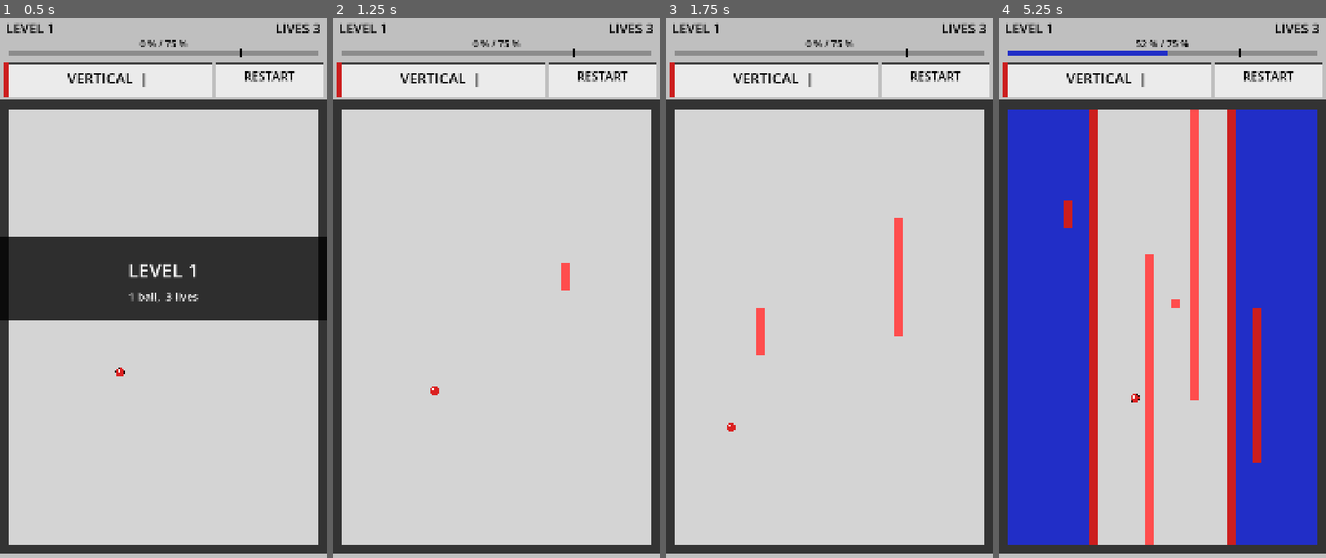
Above: before the commit, frames 1-4 (left to right).
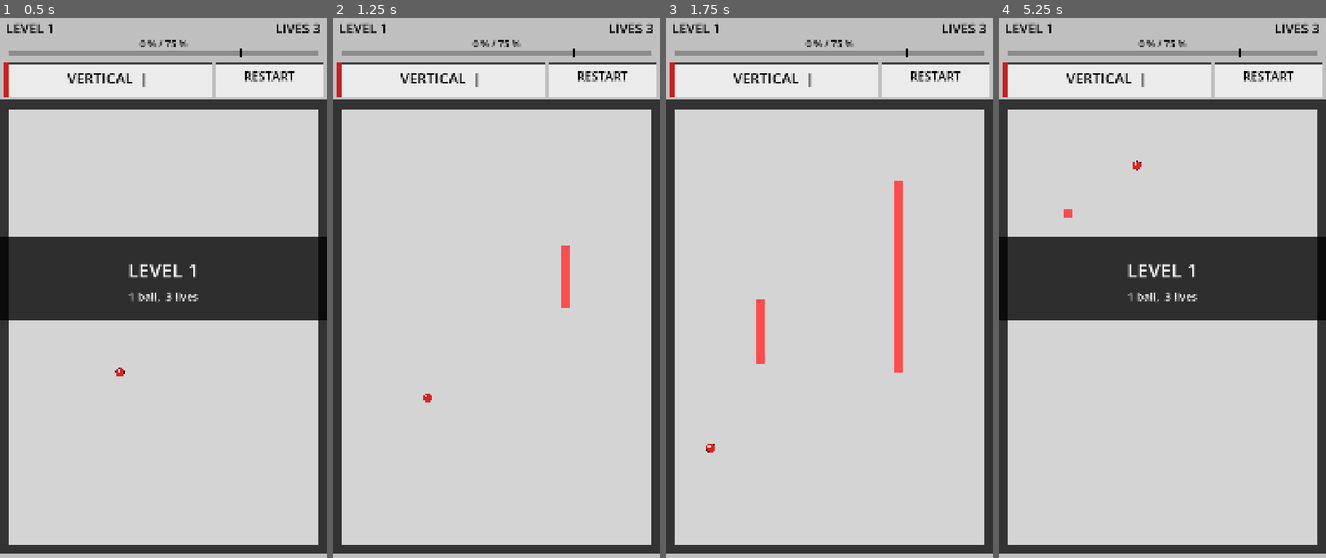
Above: after the commit, the same moments.

Repository: Matswm86/jezzball
Game: Godot game, scene res://scenes/Game.tscn
Two runs of this game, one before a commit and one after it. Both use one fixed random seed, a clock stepped at 60 frames per second and the inputs below.
Inputs (mouse positions are in pixels of both pictures, inside the frame that each line leads up to):
- Up to frame 1 (0.5 s): no input
- Up to frame 2 (1.25 s): tap Enter at 0.5 s; move the mouse to (568, 271) at 0.52 s; click (568, 271) at 0.67 s
- Up to frame 3 (1.75 s): move the mouse to (764, 331) at 1.27 s; click (764, 331) at 1.42 s
- Up to frame 4 (5.25 s): move the mouse to (1195, 174) at 2.02 s; click (1195, 174) at 2.17 s; move the mouse to (1146, 417) at 2.77 s; click (1146, 417) at 2.92 s; move the mouse to (1260, 390) at 3.52 s; click (1260, 390) at 3.67 s; move the mouse to (1064, 217) at 4.27 s; click (1064, 217) at 4.42 s; move the mouse to (1178, 304) at 5.02 s; click (1178, 304) at 5.17 s

Frame 1 is identical in both runs. In frame 2, 0.2% of the frame differs, in the area x 27-73%, y 42-72%; in frame 3, 0.5%; in frame 4, 54%, in the area x 0-100%, y 4-98%.

Commit message:
v0.8: gameplay fixes + minimal gesture detection on top of working v0.2
Three real bugs reported on v0.7.1 (which user finally saw running):

1. "Ball can hit wall without damage" — _solid_at treated CellState.BUILDING
   as solid, so balls bounced off building walls instead of damaging them.
   Removed BUILDING from the solid check; building cells now let balls pass
   into them so _check_wall_hits fires.

2. "Slow, not flowing well" — bumped BALL_SPEED 320 → 440 px/s and
   WALL_SPEED 8 → 14 cells/s.

3. "Wall only vertical" — added gesture-based direction detection alongside
   the existing toggle button. On a field tap-press, position + cell are
   recorded but no wall starts yet. On release, |dx|/|dy| beyond 30 px sets
   orient_vertical = (dy >= dx), then the wall commits at the originally-
   pressed cell. Quick taps with no swipe keep the previous orientation, so
   tap-tap-tap stays in the same direction.

Class-load-safe additions only: 2 plain float vars, 2 plain int vars, a
minimal restructure of _input that mirrors v0.2's flow. NO Vector2i class
member, NO Input.is_mouse_button_pressed, NO InputEventScreenDrag, NO
class-const param defaults, NO sign() — all of which broke earlier attempts.

The toggle button stays as a backup so the user always has a way to flip
direction even if a swipe is misread.

Co-Authored-By: Claude Opus 4.7 (1M context) <noreply@anthropic.com>

Diff:
--- a/scripts/Game.gd
+++ b/scripts/Game.gd
@@ -32,8 +32,8 @@
 const COL_BAR_BG := Color(0.55, 0.55, 0.55)
 
 const BALL_RADIUS := 14.0
-const BALL_SPEED := 320.0
-const WALL_SPEED := 8.0
+const BALL_SPEED := 440.0
+const WALL_SPEED := 14.0
 const TARGET := 0.75
 const MAX_LEVEL := 50
 
@@ -66,6 +66,12 @@
 # Control button rects, computed once in _ready.
 var rect_toggle: Rect2
 var rect_restart: Rect2
+
+# Gesture state: where finger went down + which cell it landed on.
+var press_x := 0.0
+var press_y := 0.0
+var press_cell_x := -1
+var press_cell_y := -1
 
 func _ready() -> void:
 	randomize()
@@ -306,10 +312,12 @@
 		b["vel"] = vel
 
 func _solid_at(cx: int, cy: int) -> bool:
+	# Building walls are NOT solid — balls pass into them so _check_wall_hits
+	# can destroy the wall and dock a life. Only completed walls bounce balls.
 	if cx < 0 or cx >= COLS or cy < 0 or cy >= ROWS:
 		return true
 	var s = grid[cx][cy]
-	return s == CellState.BORDER or s == CellState.WALL or s == CellState.CAPTURED or s == CellState.BUILDING
+	return s == CellState.BORDER or s == CellState.WALL or s == CellState.CAPTURED
 
 func _check_wall_hits() -> void:
 	var to_destroy := []
@@ -359,38 +367,53 @@
 		p = event.position
 	else:
 		return
-	if not pressed:
+
+	if pressed:
+		# End-of-level overlays consume the tap.
+		if state == GameState.LEVEL_WIN:
+			var nxt := level + 1
+			if nxt > MAX_LEVEL:
+				nxt = 1
+			_start_level(nxt)
+			return
+		if state == GameState.LEVEL_LOSE:
+			_start_level(level)
+			return
+		# Toggle button still works as a backup (one-tap on it flips orient).
+		if rect_toggle.has_point(p):
+			orient_vertical = !orient_vertical
+			btn_toggle_flash = 0.25
+			queue_redraw()
+			press_cell_x = -1
+			return
+		if rect_restart.has_point(p):
+			btn_restart_flash = 0.25
+			_start_level(level)
+			press_cell_x = -1
+			return
+		# Field tap — record position + cell, but DO NOT start the wall yet.
+		press_cell_x = -1
+		if p.y >= FIELD_Y and p.y < FIELD_Y + FIELD_H and p.x >= FIELD_X and p.x < FIELD_X + FIELD_W:
+			var cx := int((p.x - FIELD_X) / CELL)
+			var cy := int((p.y - FIELD_Y) / CELL)
+			if cx >= 1 and cx < COLS - 1 and cy >= 1 and cy < ROWS - 1 and grid[cx][cy] == CellState.EMPTY:
+				press_x = p.x
+				press_y = p.y
+				press_cell_x = cx
+				press_cell_y = cy
 		return
 
-	# End-of-level overlays consume the tap regardless of where it lands.
-	if state == GameState.LEVEL_WIN:
-		var nxt := level + 1
-		if nxt > MAX_LEVEL:
-			nxt = 1
-		_start_level(nxt)
+	# RELEASED: if we have a pending field-press, decide direction from the
+	# swipe delta, then commit the wall at the originally-tapped cell.
+	if press_cell_x < 0:
 		return
-	if state == GameState.LEVEL_LOSE:
-		_start_level(level)
-		return
-
-	# Top-mounted control row first.
-	if rect_toggle.has_point(p):
-		orient_vertical = !orient_vertical
-		btn_toggle_flash = 0.25
-		queue_redraw()
-		return
-	if rect_restart.has_point(p):
-		btn_restart_flash = 0.25
-		_start_level(level)
-		return
-
-	# Otherwise treat as a wall-start tap inside the field.
-	if p.y >= FIELD_Y and p.y < FIELD_Y + FIELD_H and p.x >= FIELD_X and p.x < FIELD_X + FIELD_W:
-		var cx := int((p.x - FIELD_X) / CELL)
-		var cy := int((p.y - FIELD_Y) / CELL)
-		if cx >= 1 and cx < COLS - 1 and cy >= 1 and cy < ROWS - 1:
-			if grid[cx][cy] == CellState.EMPTY:
-				_start_wall(cx, cy)
+	var dx := abs(p.x - press_x)
+	var dy := abs(p.y - press_y)
+	if dx > 30.0 or dy > 30.0:
+		orient_vertical = dy >= dx
+	if grid[press_cell_x][press_cell_y] == CellState.EMPTY:
+		_start_wall(press_cell_x, press_cell_y)
+	press_cell_x = -1
 
 func _start_wall(cx: int, cy: int) -> void:
 	var w := {
